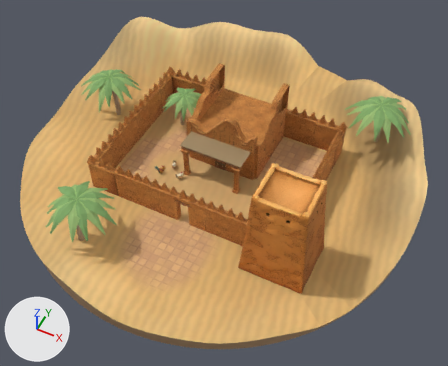
Two versions of the glTF model quest-native/assets/world/scene1/scene1.glb, one commit apart.
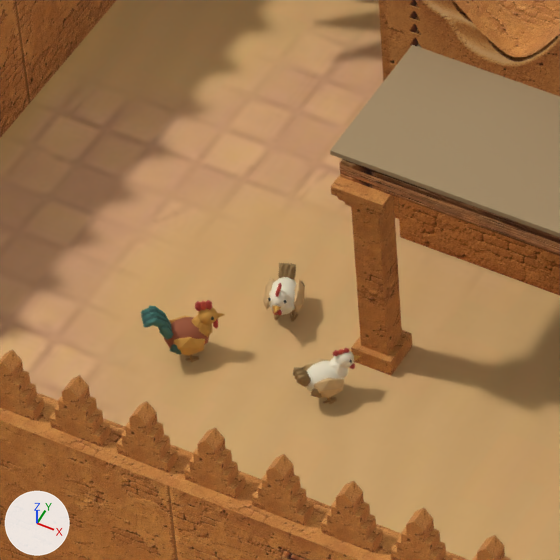
There are two pictures of each version: one whole from a camera (50 mm lens) standing at (16.4, -32.15, 38.5) and looking at (1.48, -2.32, 1.2), one close up on the part from 30% to 47% of the width and 34% to 55% of the height. Arrows for +X, +Y and +Z are at lower left; the lights stay in place. The older version's two pictures come first. Where no turn or scale is listed for an object, it has been applied to the vertices.

In view in the first close-up: 'Column.001', 'Crenel.017', 'Crenel.019', 'Crenel.020', 'FacadeGable.001', 'Ground', 'PorchBeam', 'PorchRoof', 'Wall.001', 'Wall.003', 'Wall.005', 'WallDoor.001', 'hen.002', 'hen.004', 'rooster.002' and 8 more.
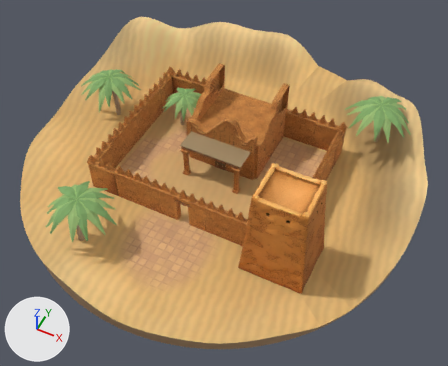
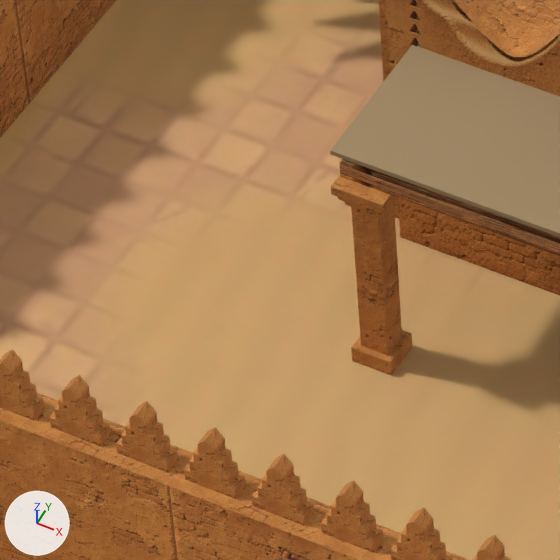
Pixel boxes (x1, y1, x2, y2) of what changed, in the close-ups (560 x 560 px):
'rooster.002', deleted (brown)
    before: (141, 300, 225, 363)
'hen.004', deleted (beige)
    before: (293, 348, 361, 404)
'hen.002', deleted (beige)
    before: (263, 263, 305, 321)

Diff of the bpy script that builds the scene:
```diff
--- a/quest-native/assets/world/scene1/scene1.glb.py
+++ b/quest-native/assets/world/scene1/scene1.glb.py
@@ ob_hen_002 @@
-ob_hen_002 = bpy.data.objects.new('hen.002', me_hen)
-ob_hen_002.parent = ob_hen_001
-ob_hen_002.location = (0.0, 0.0, 0.0)
@@ ob_hen_004 @@
-ob_hen_004 = bpy.data.objects.new('hen.004', me_hen)
-ob_hen_004.parent = ob_hen_003
-ob_hen_004.location = (0.0, 0.0, 0.0)
@@ ob_rooster_002 @@
-ob_rooster_002 = bpy.data.objects.new('rooster.002', me_rooster)
-ob_rooster_002.location = (-4.4, -2.8, 0.0)
```
